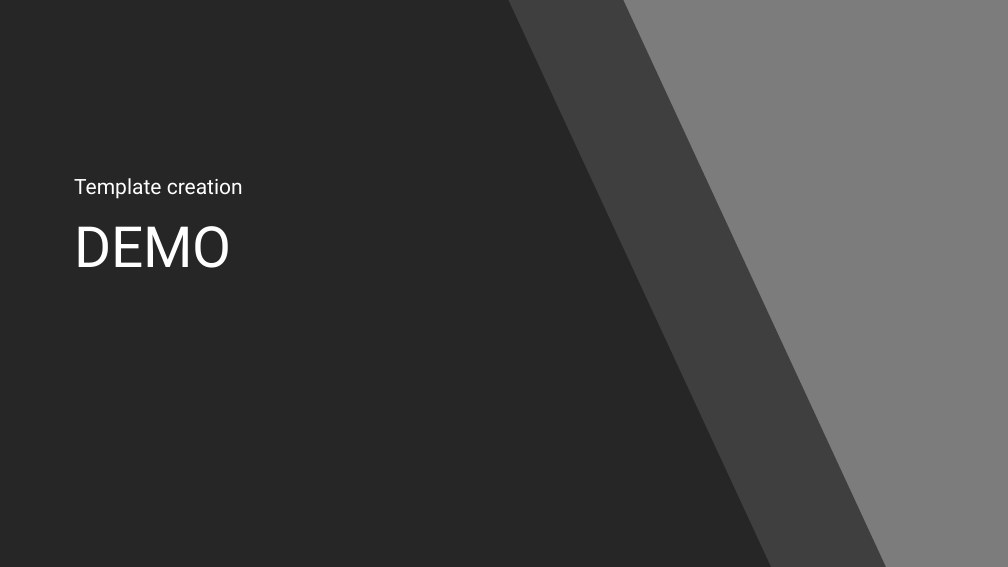
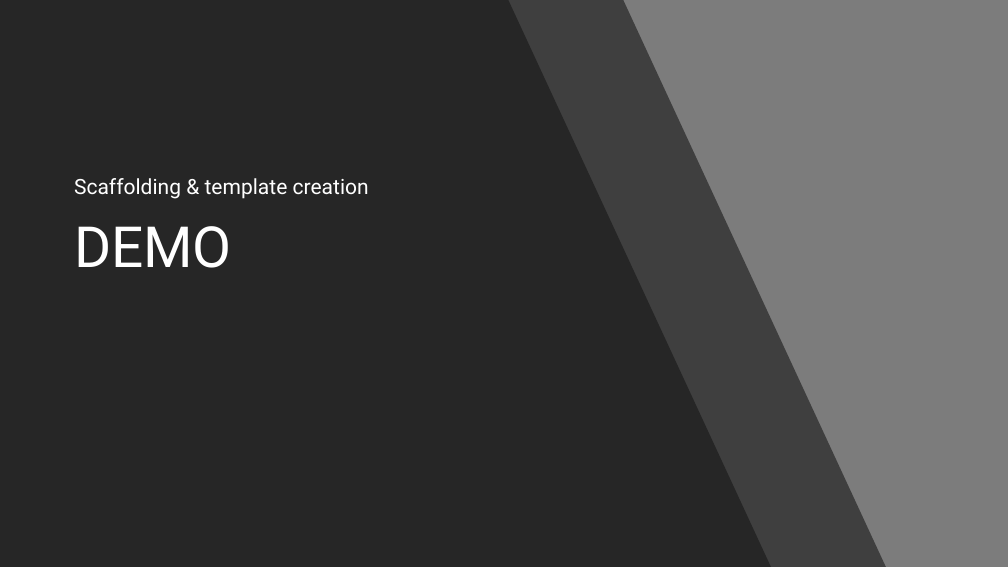
Before and after one commit to scottaddie/slide-decks, a slide deck: slide 13 of Tour de .NET Core CLI.pptx (slide 12 before the commit). Drawn at 1008x567 pixels with LibreOffice and Linux fonts; fonts in the diff are those of the drawing. Boxes give left, top, right and bottom in pixels: in the first picture for what was removed or moved away, otherwise in the second. Text is boxed around its words. In the diff, an @@ line names an element or a change of style, - is before the commit and + after.

Commit message:
Add new slide

```diff
--- a/Tour de .NET Core CLI.pptx
+++ b/Tour de .NET Core CLI.pptx
@@ text at box(74, 178, 369, 199): text changed @@
-Template creation
+Scaffolding & template creation
```
Also in this commit, not shown: 2 other slides changed, 1 slide added, 2 slides removed.
